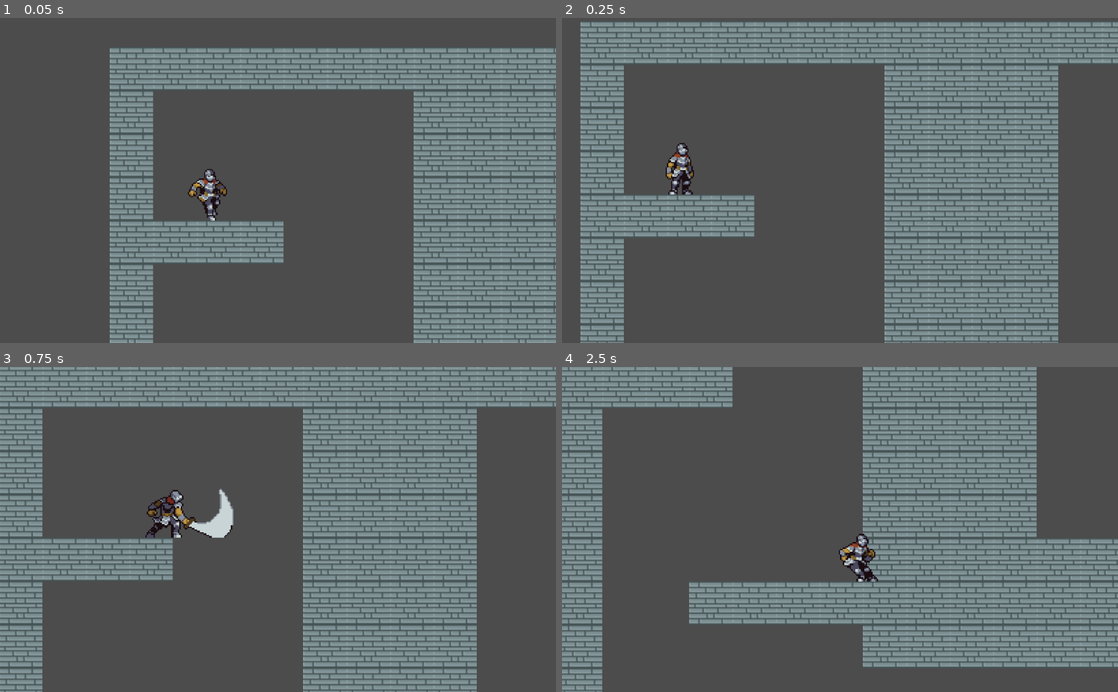
Above: before the commit, frames 1-4 (two rows, left to right).
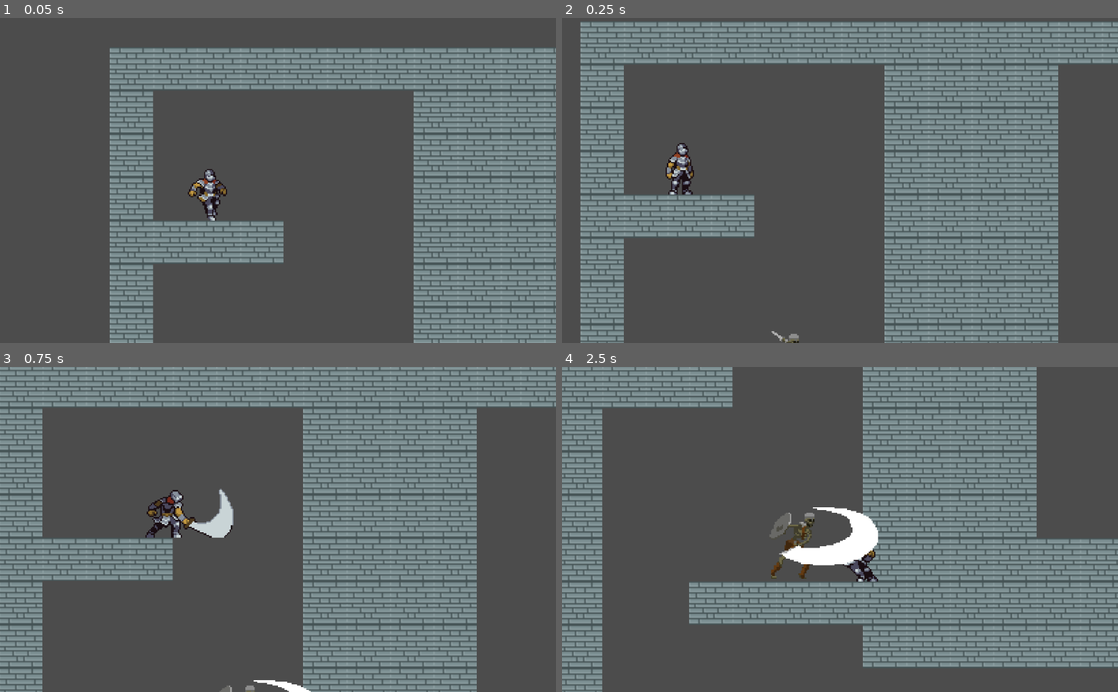
Above: after the commit, the same moments.

Repository: zacbowness/Blood-Demon
Game: Godot game, scene res://Scenes/Main.tscn
The game is run twice, just before and just after one commit, with the same random seed, the same clock (stepped at 60 frames per second) and the same inputs.
Inputs (mouse positions are in pixels of both pictures, inside the frame that each line leads up to):
- Up to frame 1 (0.05 s): no input
- Up to frame 2 (0.25 s): no input
- Up to frame 3 (0.75 s): move the mouse to (400, 513) at 0.52 s; press the mouse at (400, 513) at 0.53 s; hold D (move_right) from 0.53 s (still down)
- Up to frame 4 (2.5 s): tap Space (jump) at 0.77, 1.52 s; move the mouse to (728, 545) at 1.27 s; release the mouse at (728, 545) at 1.28 s; click (728, 545) at 1.35 s; move the mouse to (895, 458) at 2.02 s; release D (move_right) at 2.03 s; press the mouse at (895, 458) at 2.03 s; hold A (move_left) from 2.03 s (still down)

Frame 1 is identical in both runs. In frame 2, less than 0.1% of the frame differs, in the area x 37-43%, y 96-100%; in frame 3, 0.2%; in frame 4, 1.9%, in the area x 37-57%, y 43-66%.

Commit message:
Not Working Wall Detect

Diff:
--- a/Scenes/Main.tscn
+++ b/Scenes/Main.tscn
@@ -55,10 +55,10 @@
 
 [node name="AnimatedSprite" parent="Player" index="2"]
 animation = "Idle"
-frame = 5
+frame = 3
 
 [node name="Enemy" parent="." instance=ExtResource( 1 )]
-position = Vector2( -83, 161 )
+position = Vector2( -222, -28 )
 __meta__ = {
 "_edit_group_": true
 }
--- a/Scenes/Skeleton.tscn
+++ b/Scenes/Skeleton.tscn
@@ -4,7 +4,7 @@
 [ext_resource path="res://scripts/Enemy.gd" type="Script" id=2]
 
 [sub_resource type="RectangleShape2D" id=25]
-extents = Vector2( 18, 25.5 )
+extents = Vector2( 12.5, 25.5 )
 
 [sub_resource type="Animation" id=53]
 resource_name = "Attack"
@@ -72,13 +72,13 @@
 }
 
 [sub_resource type="RectangleShape2D" id=24]
-extents = Vector2( 24, 21.5 )
+extents = Vector2( 28.5, 21.5 )
 
 [sub_resource type="RectangleShape2D" id=23]
-extents = Vector2( 26, 26.5 )
+extents = Vector2( 28.5, 26.5 )
 
 [sub_resource type="RectangleShape2D" id=26]
-extents = Vector2( 4.5, 25.5 )
+extents = Vector2( 4.5, 3.75 )
 
 [node name="Enemy" type="KinematicBody2D"]
 position = Vector2( 437, 305 )
@@ -87,18 +87,19 @@
 script = ExtResource( 2 )
 
 [node name="CollisionShape2D" type="CollisionShape2D" parent="."]
-position = Vector2( 3, 0.5 )
+position = Vector2( 3.5, 0.5 )
 shape = SubResource( 25 )
 
 [node name="EnemyHitBox" type="Area2D" parent="."]
 
 [node name="CollisionShape2D" type="CollisionShape2D" parent="EnemyHitBox"]
-position = Vector2( 3, 0.5 )
+position = Vector2( 4, 0.5 )
 shape = SubResource( 25 )
 
 [node name="Sprite" type="Sprite" parent="."]
 texture = ExtResource( 1 )
 hframes = 28
+frame = 24
 
 [node name="AnimationPlayer" type="AnimationPlayer" parent="."]
 reset_on_save = false
@@ -115,14 +116,14 @@
 [node name="CollisionShape2D" type="CollisionShape2D" parent="HitBox"]
 modulate = Color( 0.14902, 0, 1, 1 )
 self_modulate = Color( 0, 0.0392157, 1, 1 )
-position = Vector2( 49, -5.5 )
+position = Vector2( 44.5, -5.5 )
 shape = SubResource( 24 )
 
 [node name="PlayerDetector" type="Area2D" parent="."]
 collision_layer = 4
 
 [node name="CollisionShape2D" type="CollisionShape2D" parent="PlayerDetector"]
-position = Vector2( 47, -0.5 )
+position = Vector2( 44.5, -0.5 )
 shape = SubResource( 23 )
 
 [node name="RayCast2D" type="RayCast2D" parent="."]
@@ -132,12 +133,12 @@
 
 [node name="WallDetector" type="Area2D" parent="."]
 collision_layer = 4
-collision_mask = 2
 
 [node name="CollisionShape2D" type="CollisionShape2D" parent="WallDetector"]
-position = Vector2( 25.5, 0.5 )
+position = Vector2( 21, -1 )
 shape = SubResource( 26 )
 
 [connection signal="animation_finished" from="AnimationPlayer" to="." method="_on_AnimationPlayer_animation_finished"]
 [connection signal="body_entered" from="PlayerDetector" to="." method="_on_PlayerDetector_body_entered"]
 [connection signal="body_exited" from="PlayerDetector" to="." method="_on_PlayerDetector_body_exited"]
+[connection signal="body_entered" from="WallDetector" to="." method="_on_WallDetector_body_entered"]
